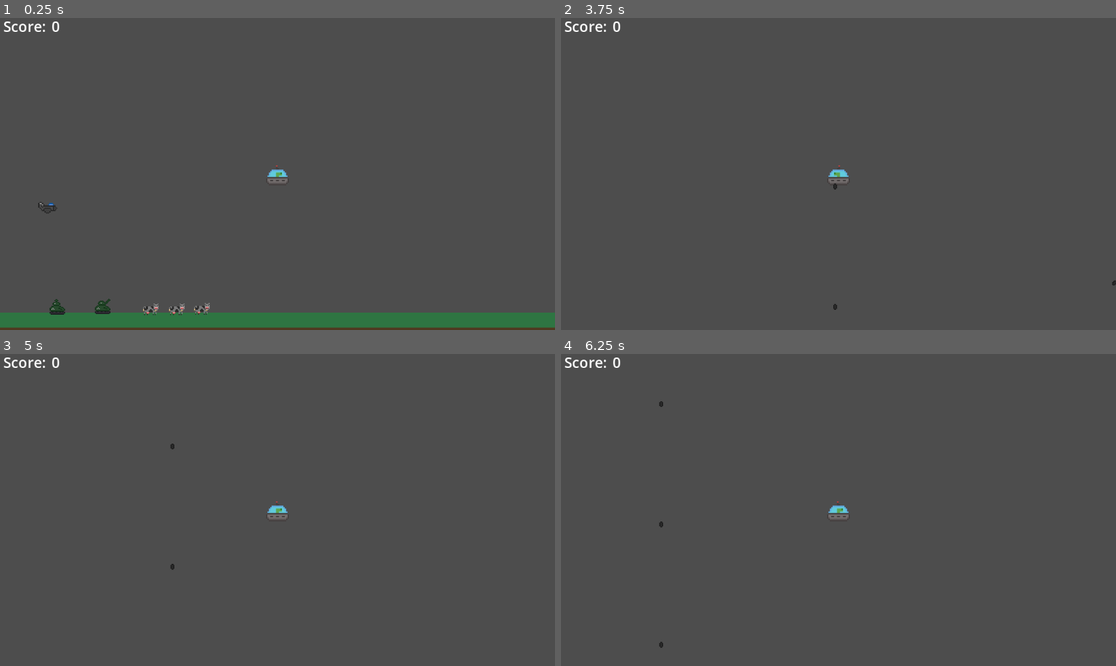
Above: before the commit, frames 1-4 (two rows, left to right).
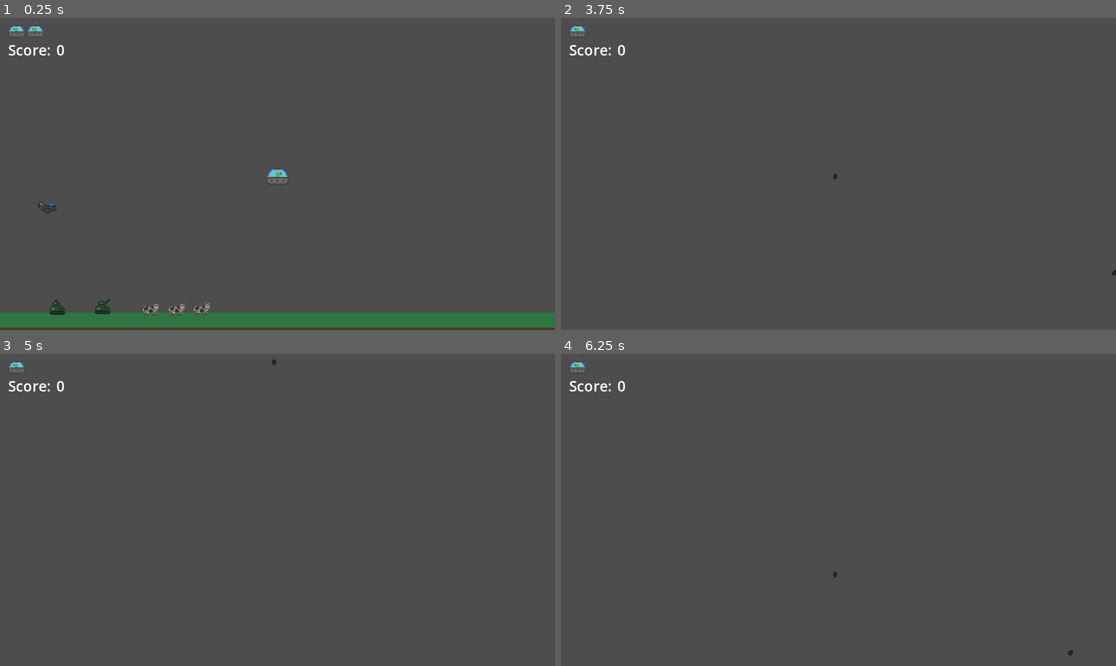
Above: after the commit, the same moments.

Repository: Stomatopoda-Arcade/Ground-Beef
Game: Godot game, scene res://Game.tscn
The game is run twice, just before and just after one commit, with the same random seed, the same clock (stepped at 60 frames per second) and the same inputs.
Inputs:
- Up to frame 1 (0.25 s): no input
- Up to frame 2 (3.75 s): hold Up (ui_up) 0.53-2.03 s; tap Enter at 2, 3.5 s; hold Left (ui_left) 2.03-3.53 s; tap Space at 2.75 s; hold Down (ui_down) from 3.53 s (still down)
- Up to frame 3 (5 s): tap Space at 4.25 s; release Down (ui_down) at 4.28 s; hold Right (ui_right) from 4.28 s (still down)
- Up to frame 4 (6.25 s): tap Enter at 5 s; release Right (ui_right) at 5.03 s; hold Up (ui_up) 5.03-5.78 s; tap Space at 5.75 s; hold Right (ui_right) from 5.78 s (still down)

The runs differ from the first frame. In frame 1, 0.4% of the frame differs, in the area x 0-12%, y 1-13%; in frame 2, 0.5%; in frame 3, 0.5%; in frame 4, 0.5%, in the area x 0-93%, y 1-97%.

Commit message:
added health ui and hazard objects

Diff:
--- a/Game.tscn
+++ b/Game.tscn
@@ -2,11 +2,11 @@
 
 [ext_resource type="Script" path="res://game.gd" id="1_7f8eh"]
 [ext_resource type="PackedScene" uid="uid://ccd6m3yl13q3p" path="res://ground.tscn" id="2_py3jo"]
-[ext_resource type="PackedScene" uid="uid://c5gkfnhftomo" path="res://Cow.tscn" id="3_0hfq6"]
+[ext_resource type="PackedScene" uid="uid://c5gkfnhftomo" path="res://cow.tscn" id="3_0hfq6"]
 [ext_resource type="PackedScene" uid="uid://l0esk30pv4e0" path="res://player_character.tscn" id="4_0ayap"]
 [ext_resource type="PackedScene" uid="uid://c1hfb0b85xe1e" path="res://underground.tscn" id="5_u8w03"]
-[ext_resource type="PackedScene" uid="uid://ig8otq1ilpd0" path="res://tank.tscn" id="6_tmhgm"]
-[ext_resource type="PackedScene" uid="uid://yvvd7ldvrsb2" path="res://jet.tscn" id="7_tb6x7"]
+[ext_resource type="PackedScene" uid="uid://dscavk7m7uj70" path="res://tank.tscn" id="6_tmhgm"]
+[ext_resource type="PackedScene" uid="uid://cnmqwu6p52o14" path="res://jet.tscn" id="7_tb6x7"]
 
 [node name="Game" type="Node2D"]
 script = ExtResource("1_7f8eh")
@@ -31,10 +31,15 @@
 
 [node name="Tank" parent="." instance=ExtResource("6_tmhgm")]
 position = Vector2(-185, 279)
+starting_difficulty = 0
 
 [node name="Tank2" parent="." instance=ExtResource("6_tmhgm")]
 position = Vector2(-279, 280)
 starting_facing = 1
+starting_difficulty = 0
 
 [node name="Jet" parent="." instance=ExtResource("7_tb6x7")]
 position = Vector2(-311, 69)
+starting_difficulty = 0
+
+[connection signal="damaged" from="PlayerCharacter" to="." method="_on_player_character_damaged"]
--- a/PlayerCharacter.gd
+++ b/PlayerCharacter.gd
@@ -4,36 +4,43 @@
 const SPEED = 300.0
 const JUMP_VELOCITY = -400.0
 
+var player_disabled = false
+
+signal damaged(collider)
+
 # Get the gravity from the project settings to be synced with RigidBody nodes.
 var gravity = ProjectSettings.get_setting("physics/2d/default_gravity")
 
 func _process(delta):
-	check_beam()
+	if !player_disabled:
+		check_beam()
 
 func _physics_process(delta):
 
 	# Get the input direction and handle the movement/deceleration.
 	# As good practice, you should replace UI actions with custom gameplay actions.
-	var x_direction = Input.get_axis("ui_left", "ui_right")
-	var y_direction = Input.get_axis("ui_up", "ui_down")
+	if !player_disabled:
+		var x_direction = Input.get_axis("ui_left", "ui_right")
+		var y_direction = Input.get_axis("ui_up", "ui_down")
 
-	if x_direction == -1:
-		$Sprite2D.flip_h=false
-	elif x_direction == 1:
-		$Sprite2D.flip_h=true
+		if x_direction == -1:
+			$Sprite2D.flip_h=false
+		elif x_direction == 1:
+			$Sprite2D.flip_h=true
 
 
-	if x_direction:
-		velocity.x = x_direction * SPEED
-	else:
-		velocity.x = move_toward(velocity.x, 0, SPEED)
+		if x_direction:
+			velocity.x = x_direction * SPEED
+		else:
+			velocity.x = move_toward(velocity.x, 0, SPEED)
 
-	if y_direction:
-		velocity.y = y_direction * SPEED
-	else:
-		velocity.y = move_toward(velocity.y, 0, SPEED)
+		if y_direction:
+			velocity.y = y_direction * SPEED
+		else:
+			velocity.y = move_toward(velocity.y, 0, SPEED)
 
-	move_and_slide()
+		move_and_slide()
+		check_collision()
 
 func check_beam():
 	if Input.is_action_just_pressed("ui_death_beam"):
@@ -42,4 +49,28 @@
 		$Beam.set_beam($Beam.BEAM_TYPE.TRACTOR)
 
 func set_score(value):
-	$Camera2D/HUD/ScoreContainer/ScoreValue.text = str(value)
+	$Camera2D/HUD/MarginContainer/VBoxContainer/ScoreContainer/ScoreValue.text = str(value)
+
+func set_lives(value):
+	if value == 3:
+		$Camera2D/HUD/MarginContainer/VBoxContainer/LifeContainer/Life1.visible = true
+		$Camera2D/HUD/MarginContainer/VBoxContainer/LifeContainer/Life2.visible = true
+	if value == 2:
+		$Camera2D/HUD/MarginContainer/VBoxContainer/LifeContainer/Life1.visible = true
+		$Camera2D/HUD/MarginContainer/VBoxContainer/LifeContainer/Life2.visible = false
+	if value == 1:
+		$Camera2D/HUD/MarginContainer/VBoxContainer/LifeContainer/Life1.visible = false
+		$Camera2D/HUD/MarginContainer/VBoxContainer/LifeContainer/Life2.visible = false
+
+func check_collision():
+	for i in get_slide_collision_count():
+		var collision = get_slide_collision(i)
+		var collider = collision.get_collider()
+
+		if collider.is_in_group("hazard"):
+			damaged.emit(collider)
+
+func disable_player(disabled):
+	player_disabled = disabled
+	$CollisionShape2D.disabled = disabled
+	$Sprite2D.visible = !disabled
--- a/cow.tscn
+++ b/cow.tscn
@@ -1,12 +1,12 @@
 [gd_scene load_steps=4 format=3 uid="uid://c5gkfnhftomo"]
 
 [ext_resource type="Script" path="res://cow.gd" id="1_2r05n"]
-[ext_resource type="Texture2D" uid="uid://dghajy8ios7ia" path="res://sprites/Cow.png" id="1_hf27n"]
+[ext_resource type="Texture2D" uid="uid://dghajy8ios7ia" path="res://sprites/cow.png" id="1_hf27n"]
 
 [sub_resource type="RectangleShape2D" id="RectangleShape2D_pdfcr"]
 size = Vector2(32, 24)
 
-[node name="Cow" type="StaticBody2D" groups=["abductable", "cow", "destroyable"]]
+[node name="Cow" type="StaticBody2D" groups=["abductable", "cow", "destroyable", "hazard"]]
 script = ExtResource("1_2r05n")
 
 [node name="Sprite2D" type="Sprite2D" parent="."]
--- a/game.gd
+++ b/game.gd
@@ -2,6 +2,8 @@
 
 
 var score = 0
+var lives = 3
+var level = 1
 var abducted_score = 100
 var jet_score = 50
 var tank_score = 25
@@ -28,3 +30,10 @@
 	elif groups.has("jet"):
 		score = score + jet_score
 	$PlayerCharacter.set_score(score)
+
+
+func _on_player_character_damaged(collider):
+	if !$PlayerCharacter.player_disabled:
+		lives -= 1
+		$PlayerCharacter.set_lives(lives)
+		$PlayerCharacter.disable_player(true)
--- a/hud.tscn
+++ b/hud.tscn
@@ -1,4 +1,6 @@
-[gd_scene load_steps=3 format=3 uid="uid://q4miwk28xnvi"]
+[gd_scene load_steps=4 format=3 uid="uid://q4miwk28xnvi"]
+
+[ext_resource type="Texture2D" uid="uid://kunac06ktryy" path="res://sprites/Alien.png" id="1_1b8ww"]
 
 [sub_resource type="LabelSettings" id="LabelSettings_2plya"]
 font_size = 30
@@ -14,17 +16,41 @@
 grow_horizontal = 2
 grow_vertical = 2
 
-[node name="ScoreContainer" type="HBoxContainer" parent="."]
+[node name="MarginContainer" type="MarginContainer" parent="."]
 layout_mode = 0
-offset_right = 40.0
-offset_bottom = 40.0
+offset_right = 133.0
+offset_bottom = 91.0
+theme_override_constants/margin_left = 10
+theme_override_constants/margin_top = 10
 
-[node name="ScoreLabel" type="Label" parent="ScoreContainer"]
+[node name="VBoxContainer" type="VBoxContainer" parent="MarginContainer"]
+layout_mode = 2
+
+[node name="LifeContainer" type="HBoxContainer" parent="MarginContainer/VBoxContainer"]
+layout_mode = 2
+size_flags_vertical = 3
+
+[node name="Life2" type="TextureRect" parent="MarginContainer/VBoxContainer/LifeContainer"]
+layout_mode = 2
+texture = ExtResource("1_1b8ww")
+expand_mode = 2
+stretch_mode = 4
+
+[node name="Life1" type="TextureRect" parent="MarginContainer/VBoxContainer/LifeContainer"]
+layout_mode = 2
+texture = ExtResource("1_1b8ww")
+expand_mode = 2
+stretch_mode = 4
+
+[node name="ScoreContainer" type="HBoxContainer" parent="MarginContainer/VBoxContainer"]
+layout_mode = 2
+
+[node name="ScoreLabel" type="Label" parent="MarginContainer/VBoxContainer/ScoreContainer"]
 layout_mode = 2
 text = "Score: "
 label_settings = SubResource("LabelSettings_2plya")
 
-[node name="ScoreValue" type="Label" parent="ScoreContainer"]
+[node name="ScoreValue" type="Label" parent="MarginContainer/VBoxContainer/ScoreContainer"]
 layout_mode = 2
 text = "0"
 label_settings = SubResource("LabelSettings_7b0rd")
--- a/jet.tscn
+++ b/jet.tscn
@@ -6,7 +6,7 @@
 [sub_resource type="RectangleShape2D" id="RectangleShape2D_jka5l"]
 size = Vector2(40, 25.5)
 
-[node name="Jet" type="StaticBody2D" groups=["destroyable", "jet"]]
+[node name="Jet" type="StaticBody2D" groups=["destroyable", "hazard", "jet"]]
 script = ExtResource("1_mr4i3")
 starting_difficulty = 2
 
@@ -19,6 +19,5 @@
 shape = SubResource("RectangleShape2D_jka5l")
 
 [node name="Timer" type="Timer" parent="."]
-autostart = true
 
 [connection signal="timeout" from="Timer" to="." method="_on_timer_timeout"]
--- a/projectile.tscn
+++ b/projectile.tscn
@@ -6,7 +6,7 @@
 [sub_resource type="RectangleShape2D" id="RectangleShape2D_gbm5b"]
 size = Vector2(12, 8)
 
-[node name="Projectile" type="StaticBody2D" groups=["projectile"]]
+[node name="Projectile" type="StaticBody2D" groups=["hazard", "projectile"]]
 script = ExtResource("1_nbx0b")
 
 [node name="Sprite2D" type="Sprite2D" parent="."]
--- a/tank.tscn
+++ b/tank.tscn
@@ -10,7 +10,7 @@
 [sub_resource type="RectangleShape2D" id="RectangleShape2D_1ekmg"]
 size = Vector2(20, 14)
 
-[node name="Tank" type="StaticBody2D" groups=["destroyable", "tank"]]
+[node name="Tank" type="StaticBody2D" groups=["destroyable", "hazard", "tank"]]
 script = ExtResource("1_7w7jl")
 starting_difficulty = 2
 
Not shown: 1 places in jet.tscn that only renumber resources
Not shown: 1 places in projectile.tscn that only renumber resources
Not shown, changed: sprites/cow.png.import
Not shown: 1 places in tank.tscn that only renumber resources
